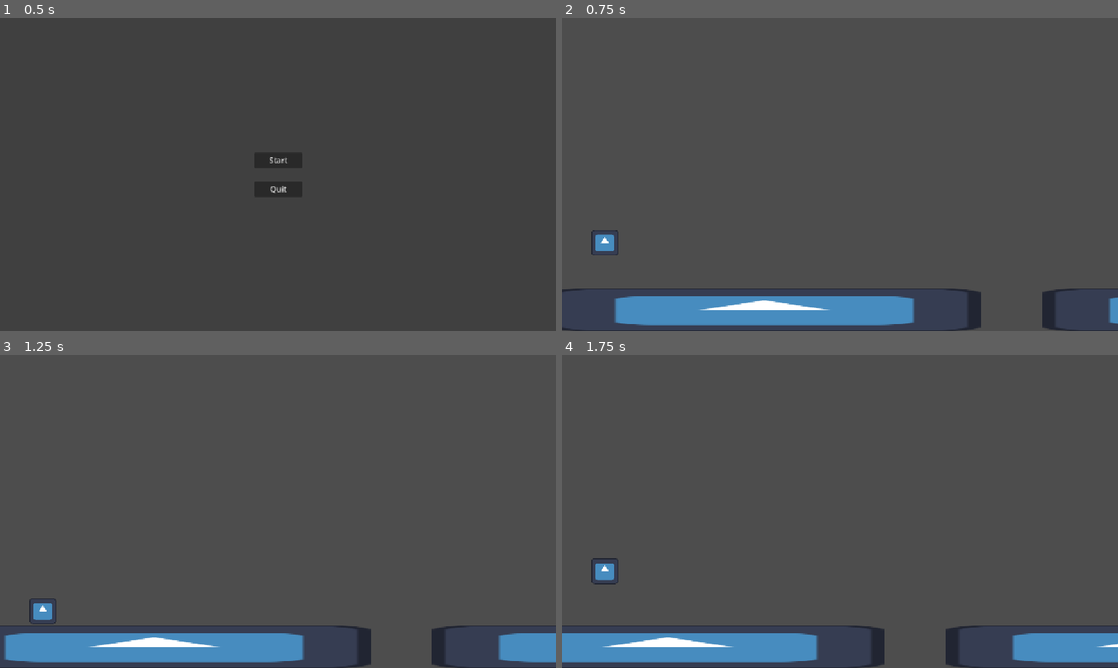
Above: before the commit, frames 1-4 (two rows, left to right).
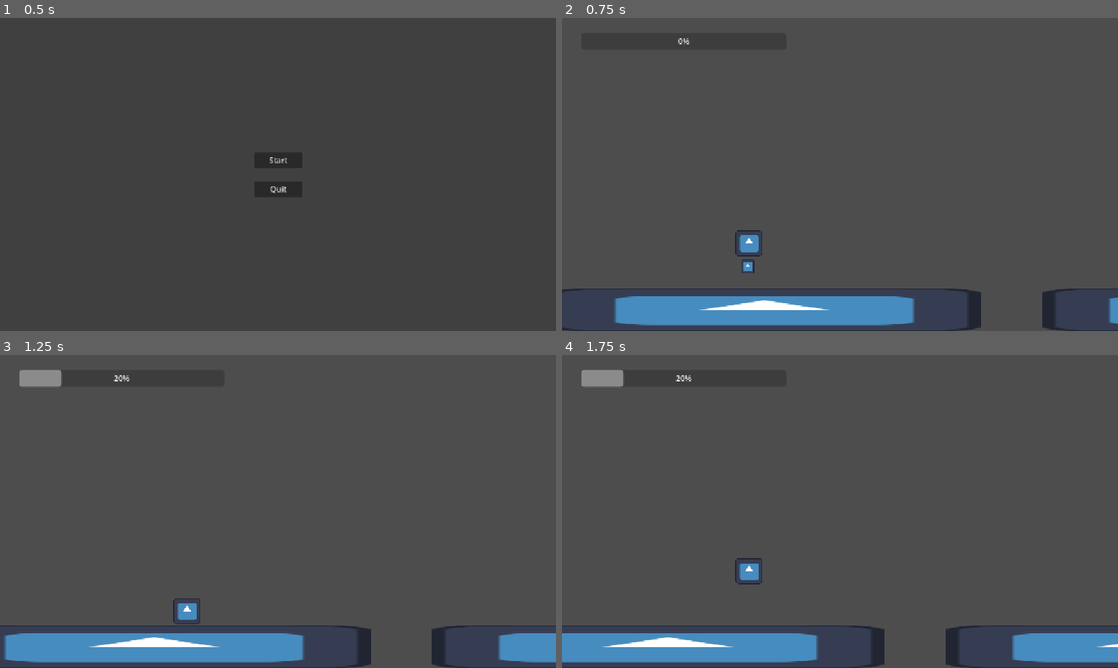
Above: after the commit, the same moments.

Repository: wends05/trash-trek
Game: Godot game, scene res://scenes/MainMenu.tscn
The game is run twice, just before and just after one commit, with the same random seed, the same clock (stepped at 60 frames per second) and the same inputs. The engine's default icon, where the game draws it, is replaced by a stand-in: a white triangle on a blue panel in a dark square.
Inputs:
- Up to frame 1 (0.5 s): no input
- Up to frame 2 (0.75 s): click "Start" at 0.5 s
- Up to frame 3 (1.25 s): no input
- Up to frame 4 (1.75 s): tap Enter (ui_accept) at 1.25, 1.52 s

Frame 1 is identical in both runs. In frame 2, 0.6% of the frame differs, in the area x 5-36%, y 6-82%; in frame 3, 0.9%; in frame 4, 0.9%, in the area x 3-36%, y 4-74%.

Commit message:
Add & Create Trash & Energy

Diff:
--- /dev/null
+++ b/scenes/Energy.tscn
@@ -0,0 +1,8 @@
+[gd_scene format=3 uid="uid://bn4l6cra8eltk"]
+
+[node name="Energy" type="ProgressBar"]
+offset_left = 39.0
+offset_top = 30.0
+offset_right = 464.0
+offset_bottom = 65.0
+step = 1.0
--- a/scenes/Main.tscn
+++ b/scenes/Main.tscn
@@ -1,7 +1,9 @@
-[gd_scene load_steps=4 format=3 uid="uid://bjlwocmldl2p1"]
+[gd_scene load_steps=6 format=3 uid="uid://bjlwocmldl2p1"]
 
 [ext_resource type="Script" uid="uid://djvk4e4r7ppdn" path="res://scripts/main.gd" id="1_h6nst"]
 [ext_resource type="PackedScene" uid="uid://dyac4ihj46tig" path="res://scenes/Player.tscn" id="1_nbc6x"]
+[ext_resource type="PackedScene" uid="uid://dqgiuo0067y6w" path="res://scenes/trash.tscn" id="3_0bbpv"]
+[ext_resource type="PackedScene" uid="uid://bn4l6cra8eltk" path="res://scenes/Energy.tscn" id="4_rarhs"]
 
 [sub_resource type="RectangleShape2D" id="RectangleShape2D_nbc6x"]
 size = Vector2(1139.5, 66)
@@ -9,13 +11,20 @@
 [node name="Main" type="Node2D"]
 script = ExtResource("1_h6nst")
 
+[node name="Energy" parent="." instance=ExtResource("4_rarhs")]
+
 [node name="Player" parent="." instance=ExtResource("1_nbc6x")]
-position = Vector2(7, -90)
+position = Vector2(306, -89)
 
 [node name="TerrainManager" type="Node2D" parent="."]
 
-[node name="StaticBody2D" type="StaticBody2D" parent="."]
+[node name="Scaffholding" type="StaticBody2D" parent="."]
+collision_layer = 3
+collision_mask = 3
 
-[node name="CollisionShape2D" type="CollisionShape2D" parent="StaticBody2D"]
+[node name="CollisionShape2D" type="CollisionShape2D" parent="Scaffholding"]
 position = Vector2(573.25, 614)
 shape = SubResource("RectangleShape2D_nbc6x")
+
+[node name="Trash" parent="." instance=ExtResource("3_0bbpv")]
+position = Vector2(324, 488)
--- a/scenes/Player.tscn
+++ b/scenes/Player.tscn
@@ -7,6 +7,7 @@
 size = Vector2(56, 53)
 
 [node name="Player" type="CharacterBody2D"]
+collision_mask = 2
 script = ExtResource("1_62i1b")
 
 [node name="AnimatedSprite2D" type="AnimatedSprite2D" parent="."]
--- a/scenes/terrains/Terrain1.tscn
+++ b/scenes/terrains/Terrain1.tscn
@@ -8,6 +8,8 @@
 [node name="Terraain1" type="Node2D"]
 
 [node name="StaticBody2D" type="StaticBody2D" parent="."]
+collision_layer = 3
+collision_mask = 3
 
 [node name="Sprite2D" type="Sprite2D" parent="StaticBody2D"]
 position = Vector2(452, 603.5)
--- a/scenes/terrains/Terrain2.tscn
+++ b/scenes/terrains/Terrain2.tscn
@@ -11,6 +11,8 @@
 [node name="Terrain2" type="Node2D"]
 
 [node name="StaticBody2D" type="StaticBody2D" parent="."]
+collision_layer = 3
+collision_mask = 3
 
 [node name="Sprite2D" type="Sprite2D" parent="StaticBody2D"]
 position = Vector2(144, 612)
@@ -23,6 +25,8 @@
 
 [node name="StaticBody2D2" type="StaticBody2D" parent="."]
 position = Vector2(0, 2)
+collision_layer = 3
+collision_mask = 3
 
 [node name="Sprite2D" type="Sprite2D" parent="StaticBody2D2"]
 position = Vector2(698.5, 613)
--- a/scenes/trash.tscn
+++ b/scenes/trash.tscn
@@ -1,6 +1,21 @@
-[gd_scene load_steps=2 format=3 uid="uid://dqgiuo0067y6w"]
+[gd_scene load_steps=4 format=3 uid="uid://dqgiuo0067y6w"]
 
 [ext_resource type="Script" uid="uid://b6pg52u1v07rs" path="res://scripts/trash.gd" id="1_21d64"]
+[ext_resource type="Texture2D" uid="uid://yahya1nksguv" path="res://icon.svg" id="2_exrr5"]
 
-[node name="Trash" type="Node2D"]
+[sub_resource type="RectangleShape2D" id="RectangleShape2D_exrr5"]
+size = Vector2(28, 30)
+
+[node name="Trash" type="Area2D"]
 script = ExtResource("1_21d64")
+
+[node name="CollisionShape2D" type="CollisionShape2D" parent="."]
+position = Vector2(60, 26)
+shape = SubResource("RectangleShape2D_exrr5")
+
+[node name="Sprite2D" type="Sprite2D" parent="."]
+position = Vector2(60, 26)
+scale = Vector2(0.210938, 0.226563)
+texture = ExtResource("2_exrr5")
+
+[connection signal="body_entered" from="." to="." method="_on_body_entered"]
--- a/scripts/player.gd
+++ b/scripts/player.gd
@@ -4,6 +4,9 @@
 
 const SPEED = 300.0
 const JUMP_VELOCITY = -400.0
+
+func _ready() -> void:
+	add_to_group("Player")
 
 func _physics_process(delta: float) -> void:
 	player_gravity(delta)
--- a/scripts/trash.gd
+++ b/scripts/trash.gd
@@ -1,12 +1,21 @@
-extends Node2D
+extends Area2D
 
 @export var type: Utils.TrashType
 
-# Called when the node enters the scene tree for the first time.
+@onready var energy_bar: ProgressBar = $"../Energy"
+var energy_value: float = 0.0
+
 func _ready() -> void:
-	pass # Replace with function body.
+	add_to_group("Trash")
 
+func add_energy(amount: float) -> void:
+	energy_value = clamp(energy_value + amount, 0, 100)
+	energy_bar.value = lerp(energy_bar.value, energy_value, 1)
 
-# Called every frame. 'delta' is the elapsed time since the previous frame.
-func _process(delta: float) -> void:
-	pass
+func _on_body_entered(body: Node) -> void:
+	pick_trash(body)
+
+func pick_trash(player: Node):
+	if player.is_in_group('Player'):
+		add_energy(20)
+		queue_free()
